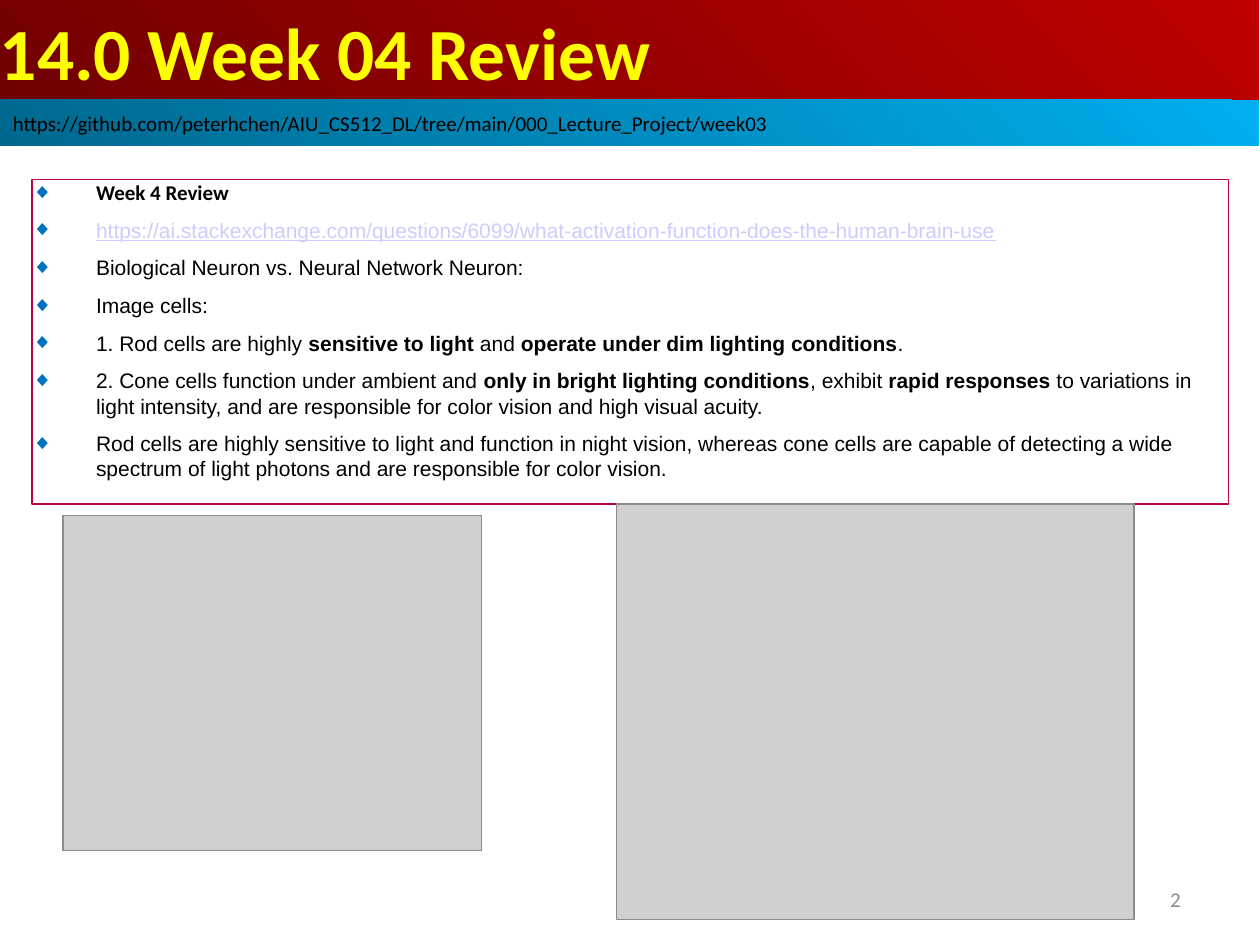
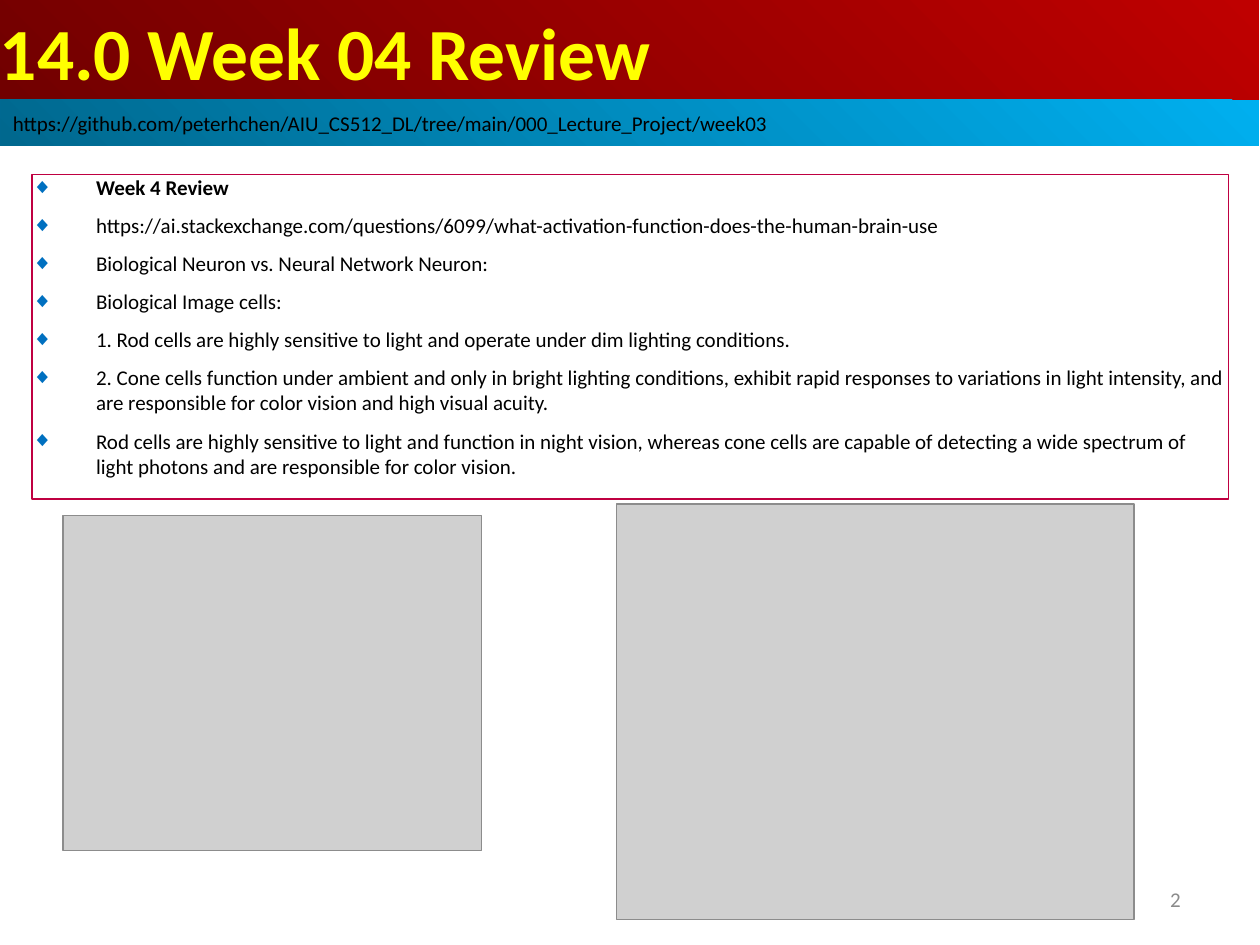
Before and after one commit to peterhchen/AIU_CS512_DL, a slide deck: slide 2 of 000_Lecture_Project/week05/01_Lecture/14.00_w04_review.ppt. Drawn at 1260x945 pixels with LibreOffice and Linux fonts; fonts in the diff are those of the drawing; grey boxes stand for pictures. Boxes give left, top, right and bottom in pixels: in the first picture for what was removed or moved away, otherwise in the second. Text is boxed around its words. In the diff, an @@ line names an element or a change of style, - is before the commit and + after.

```diff
--- a/000_Lecture_Project/week05/01_Lecture/14.00_w04_review.ppt
+++ b/000_Lecture_Project/week05/01_Lecture/14.00_w04_review.ppt
@@ rectangle "Week 4 Review" moved from (x1=32, y1=179, x2=1228, y2=504) to (x1=32, y1=174, x2=1228, y2=499) @@
@@ text in rectangle at (x1=96, y1=180, x2=1222, y2=478): font Arial to Calibri; text colour #CCCCFF to #000000, underline off in "https://ai.stackexchange.com/questions/6099/what-activation- ..."; bold off in "sensitive to light operate under dim lighting ...", "only in bright lighting conditions, rapid responses" @@
@@ text in rectangle at (x1=96, y1=294, x2=282, y2=313): text changed; font Arial to Calibri @@
-◆ Image cells:
+◆ Biological Image cells:
```
Also in this commit, not shown: 1 other slide changed, 2 slides added.
